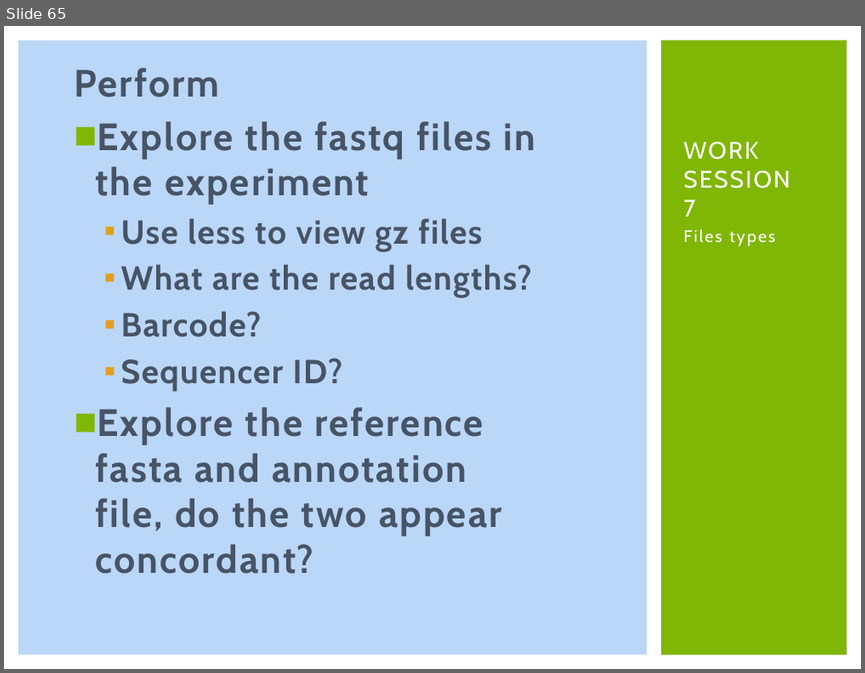
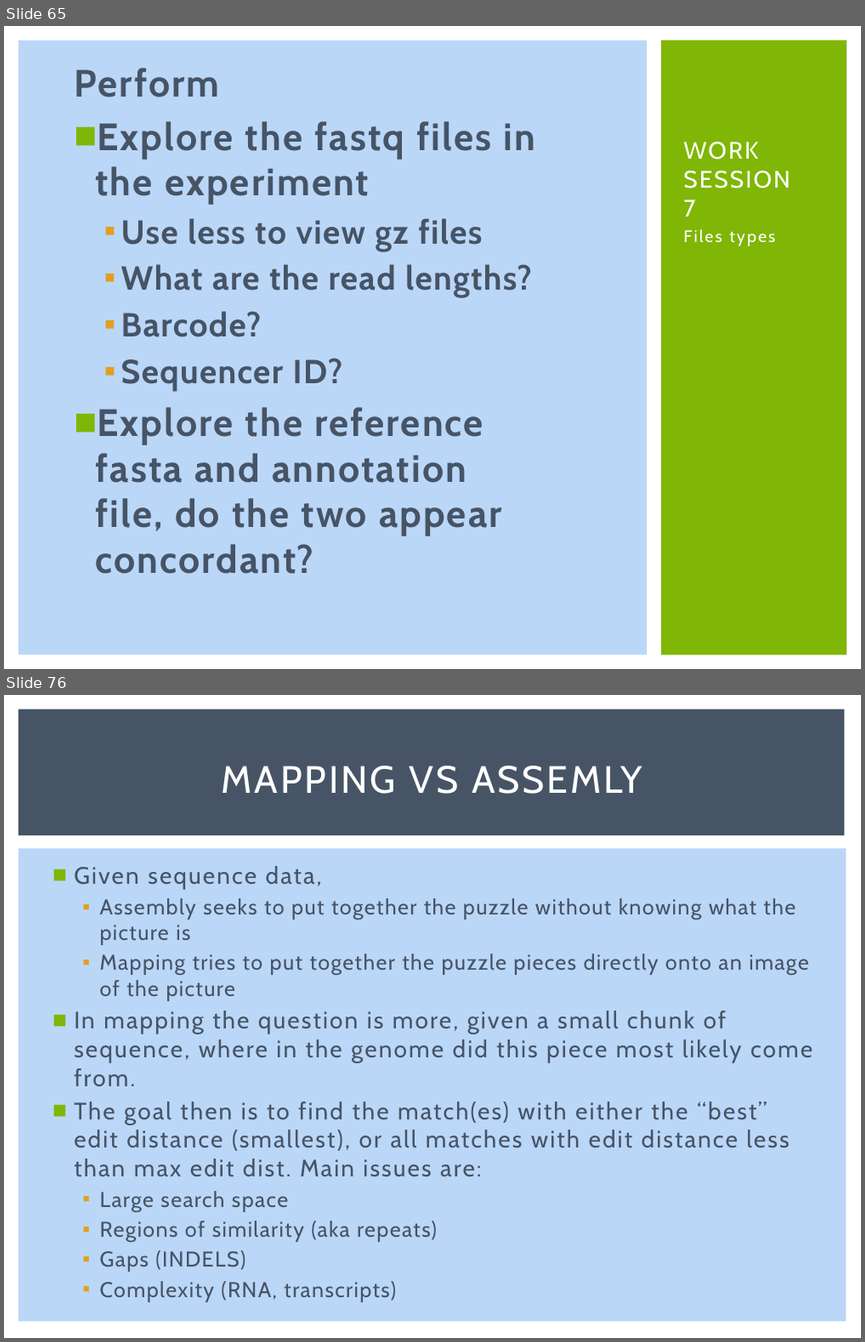
Before and after one commit to msettles/Workshop_RNAseq, a slide deck: powerpoints/RNA-seq-Piracicaba2015.pptx. Shown one above the other, each under a label of ours: slide 65 before the commit, slides 65 and 76 after it; the slides between them are not shown. The pictures are 865x673 and 865x1342 pixels, drawn with LibreOffice and Linux fonts; fonts in the diff are those of the drawing. Boxes give left, top, right and bottom in pixels: in the first picture for what was removed or moved away, otherwise in the second. Text is boxed around its words. In the diff, an @@ line names an element or a change of style, - is before the commit and + after.

```diff
--- a/powerpoints/RNA-seq-Piracicaba2015.pptx
+++ b/powerpoints/RNA-seq-Piracicaba2015.pptx
@@ slide 76 added at (x1=4, y1=695, x2=861, y2=1338), background #FFFFFF @@
@@ rectangle added at (x1=18, y1=709, x2=845, y2=835), fill #465466 @@
@@ title added at (x1=222, y1=766, x2=642, y2=794), 32 pt, text #FFFFFF @@
+MAPPING VS ASSEMLY
@@ rectangle added at (x1=18, y1=848, x2=846, y2=1321), fill #BBD7F8 @@
@@ text added at (x1=74, y1=866, x2=812, y2=1302), 20 pt, text #465466 @@
+■ Given sequence data,
+  ▪ Assembly seeks to put together the puzzle without knowing what the picture is
+  ▪ Mapping tries to put together the puzzle pieces directly onto an image of the picture
+■ In mapping the question is more, given a small chunk of sequence, where in the genome did this piece most likely come from.
+■ The goal then is to find the match(es) with either the “best” edit distance (smallest), or all matches with edit distance less than max edit dist. Main issues are:
+  ▪ Large search space
+  ▪ Regions of similarity (aka repeats)
+  ▪ Gaps (INDELS)
+  ▪ Complexity (RNA, transcripts)
```
Also in this commit, not shown: 31 other slides added, 6 other files.
